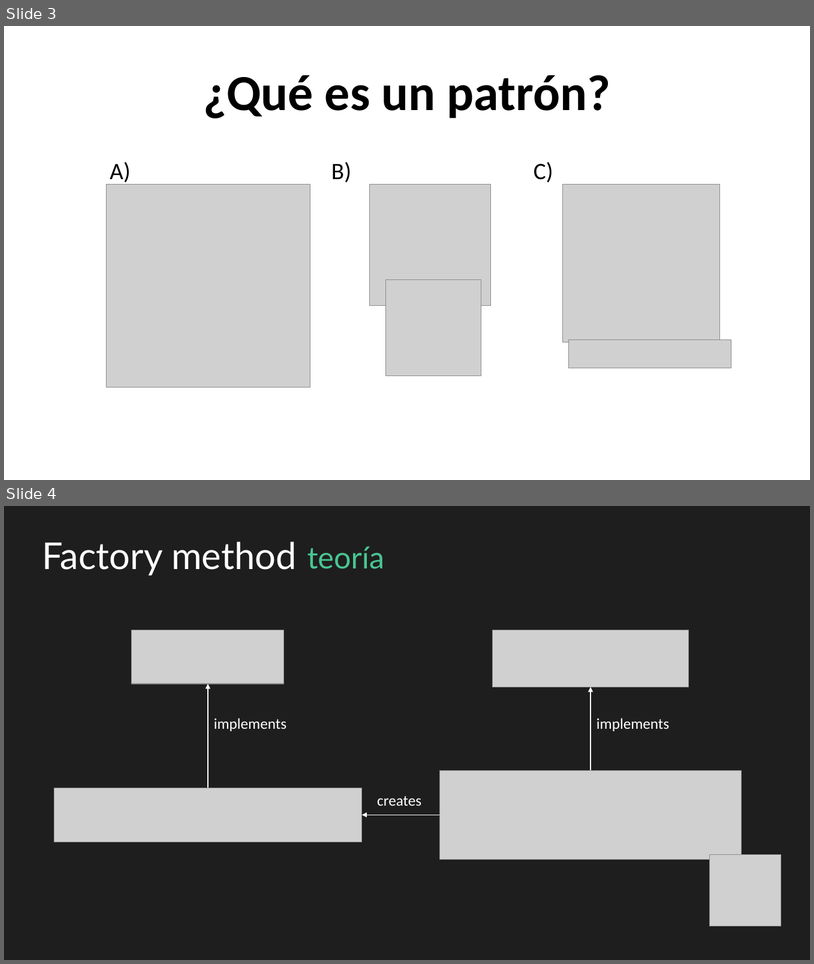
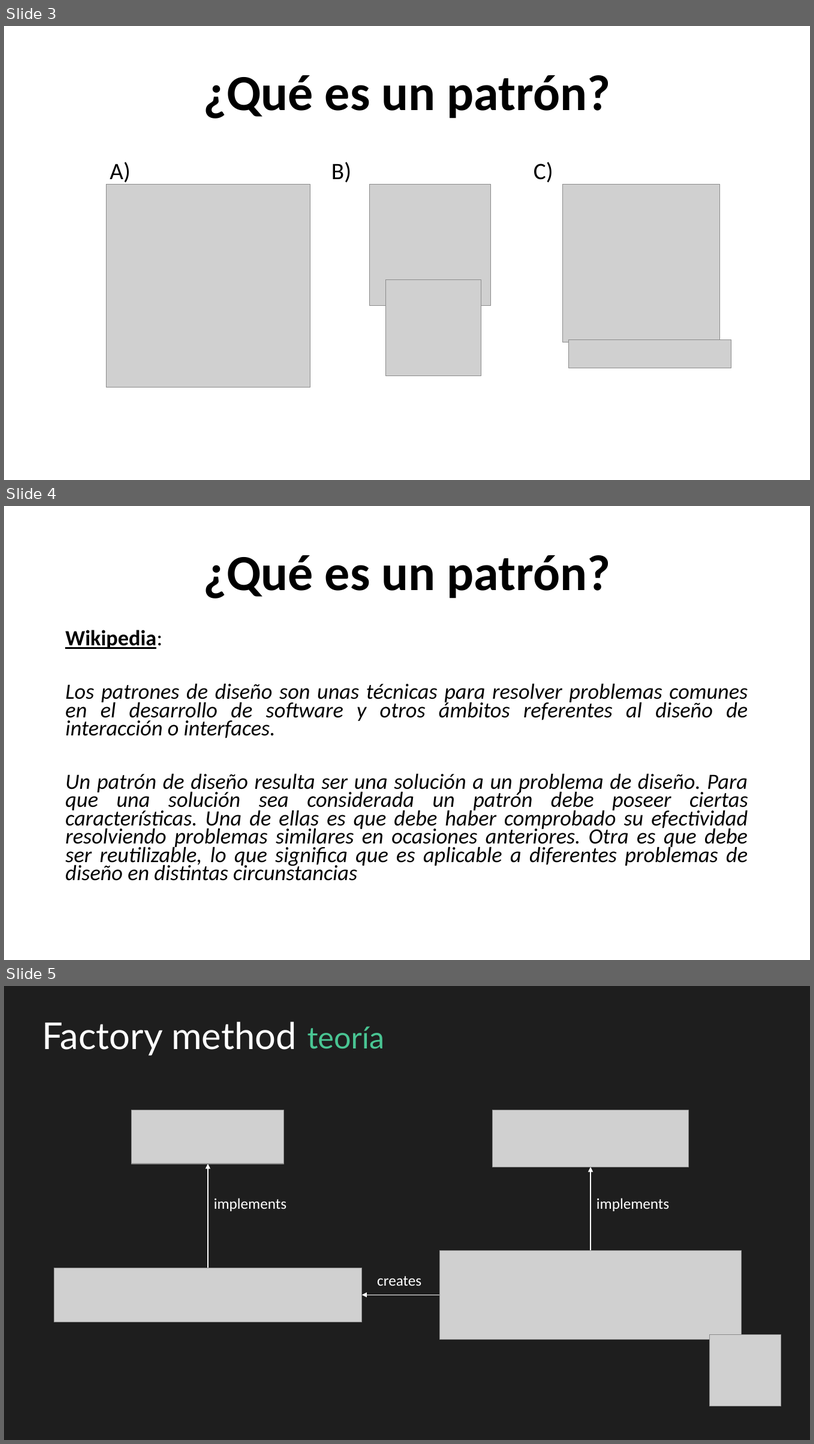
Before and after one commit to cbastos/jsdaycan2019-typescript-patterns, a slide deck: slides/Patrones de diseño con Typescript en el mundo real.pptx. Shown one above the other, each under a label of ours: slides 3 and 4 before the commit, slides 3, 4 and 5 after it. The pictures are 814x964 and 814x1444 pixels, drawn with LibreOffice and Linux fonts; fonts in the diff are those of the drawing; grey boxes stand for pictures. Boxes give left, top, right and bottom in pixels: in the first picture for what was removed or moved away, otherwise in the second. Text is boxed around its words. In the diff, an @@ line names an element or a change of style, - is before the commit and + after.

```diff
--- a/slides/Patrones de diseño con Typescript en el mundo real.pptx
+++ b/slides/Patrones de diseño con Typescript en el mundo real.pptx
@@ slide 4 added at box(4, 506, 810, 960), background #FFFFFF @@
@@ title added at box(203, 555, 611, 598), 60 pt, text #000000, bold @@
+¿Qué es un patrón?
@@ text added at box(65, 630, 749, 880), 25.9 pt, text #000000, italic @@
+Wikipedia:
+Los patrones de diseño son unas técnicas para resolver problemas comunes en el desarrollo de software y otros ámbitos referentes al diseño de interacción o interfaces.
+Un patrón de diseño resulta ser una solución a un problema de diseño. Para que una solución sea considerada un patrón debe poseer ciertas características. Una de ellas es que debe haber comprobado su efectividad resolviendo problemas similares en ocasiones anteriores. Otra es que debe ser reutilizable, lo que significa que es aplicable a diferentes problemas de diseño en distintas circunstancias
@@ what was slide 4 is now slide 5 @@
```
Also in this commit, not shown: 1 other slide added.
